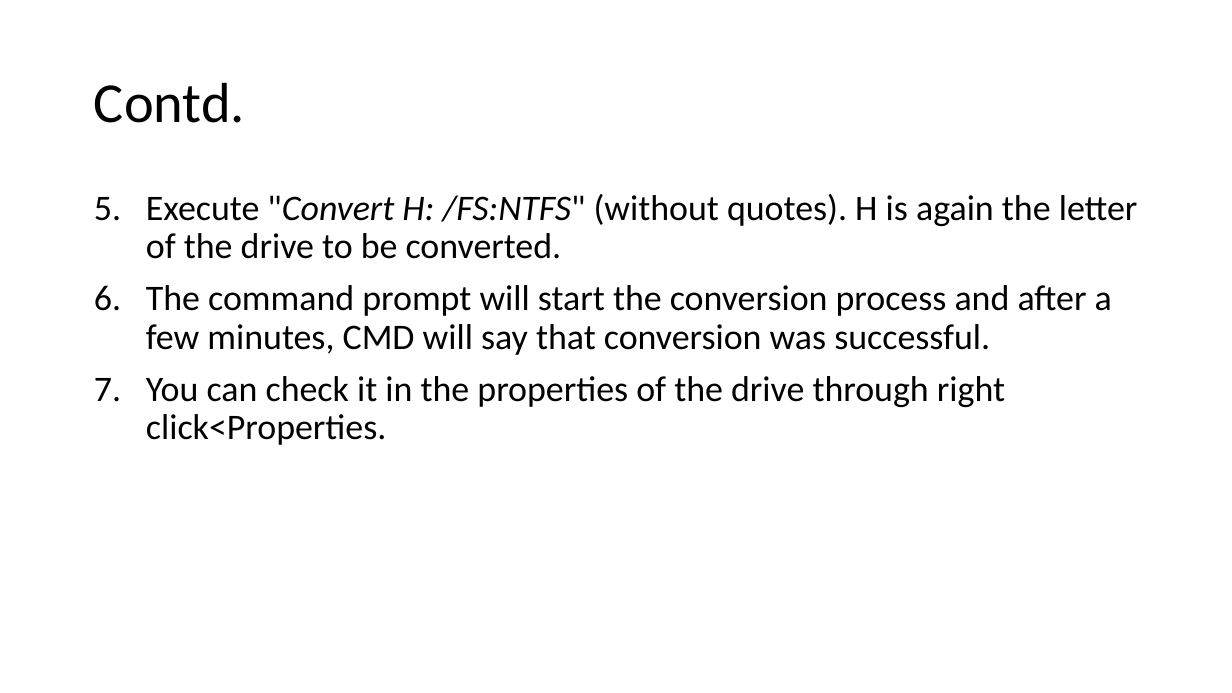
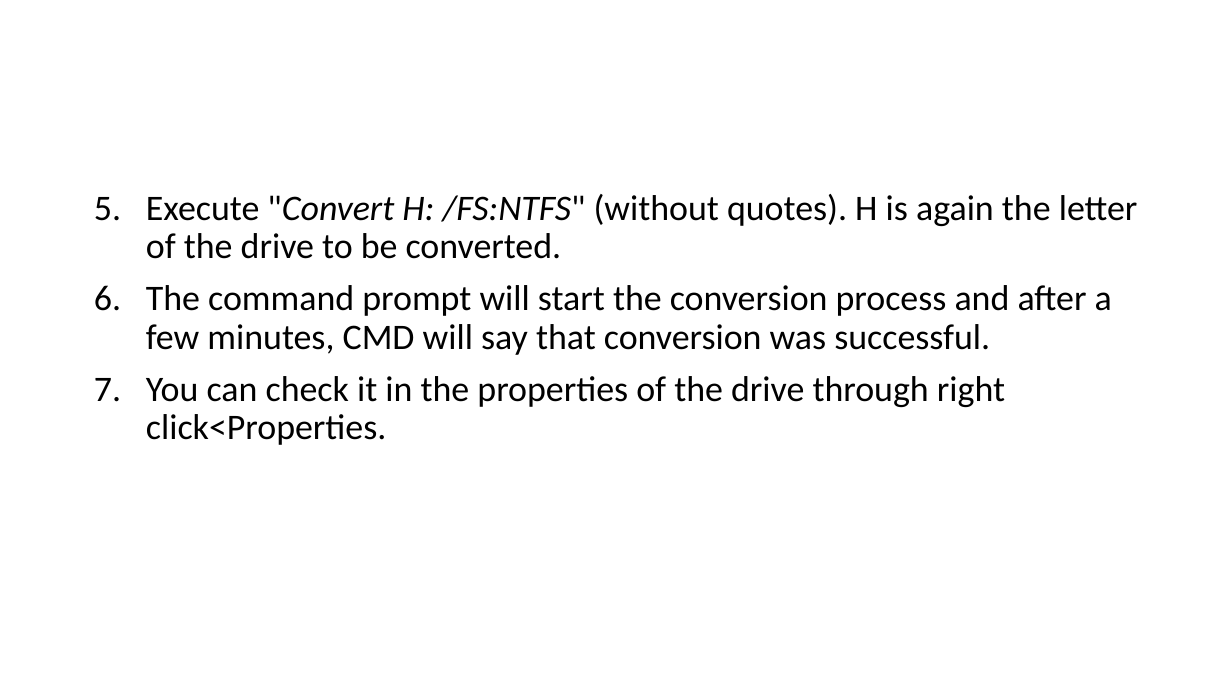
Before and after one commit to amolhadkar71/PPT-s, a slide deck: slide 13 of Types of File System.pptx (slide 17 before the commit). Drawn at 1232x693 pixels with LibreOffice and Linux fonts; fonts in the diff are those of the drawing. Boxes give left, top, right and bottom in pixels: in the first picture for what was removed or moved away, otherwise in the second. Text is boxed around its words. In the diff, an @@ line names an element or a change of style, - is before the commit and + after.

```diff
--- a/Types of File System.pptx
+++ b/Types of File System.pptx
@@ title removed at <box>94,82,245,123</box> @@
-Contd.
```
Also in this commit, not shown: 8 other slides changed, 2 slides added, 6 slides removed, 2 other files.
